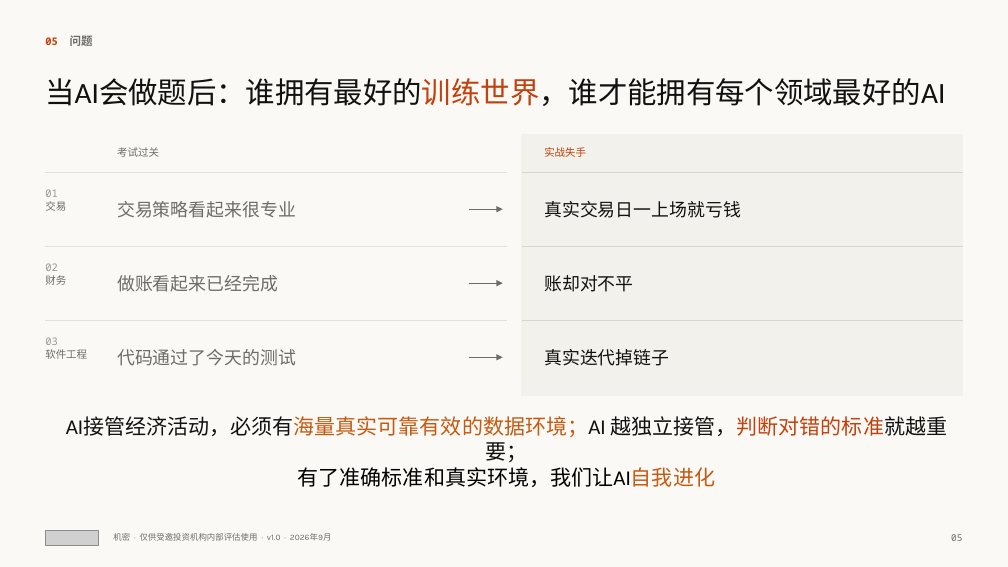
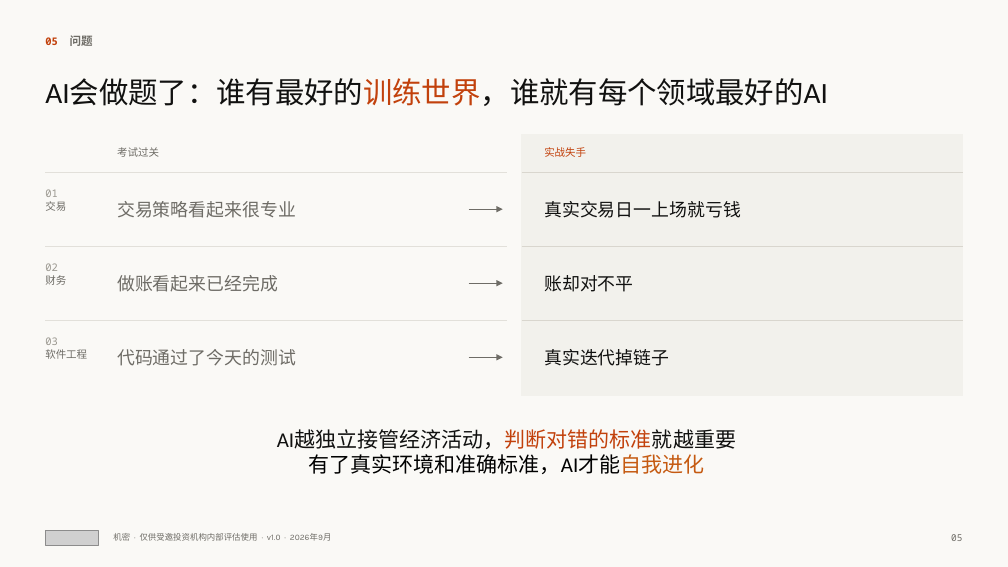
Before and after one commit to wangchen0802/Delta1, a slide deck: slide 5 of SimReal-BP-v17.pptx. Drawn at 1008x567 pixels with LibreOffice and Linux fonts; fonts in the diff are those of the drawing; grey boxes stand for pictures. Boxes give left, top, right and bottom in pixels: in the first picture for what was removed or moved away, otherwise in the second. Text is boxed around its words. In the diff, an @@ line names an element or a change of style, - is before the commit and + after.

```diff
--- a/SimReal-BP-v17.pptx
+++ b/SimReal-BP-v17.pptx
@@ text at [45,79,828,106]: text changed @@
-当AI会做题后：谁拥有最好的训练世界，谁才能拥有每个领域最好的AI
+AI会做题了：谁有最好的训练世界，谁就有每个领域最好的AI
@@ text at [277,429,736,474]: text changed @@
-AI接管经济活动，必须有海量真实可靠有效的数据环境；AI 越独立接管，判断对错的标准就越重要；
-有了准确标准和真实环境，我们让AI自我进化
+AI越独立接管经济活动，判断对错的标准就越重要
+有了真实环境和准确标准，AI才能自我进化
```
Also in this commit, not shown: 17 other slides changed, 2 other files.
